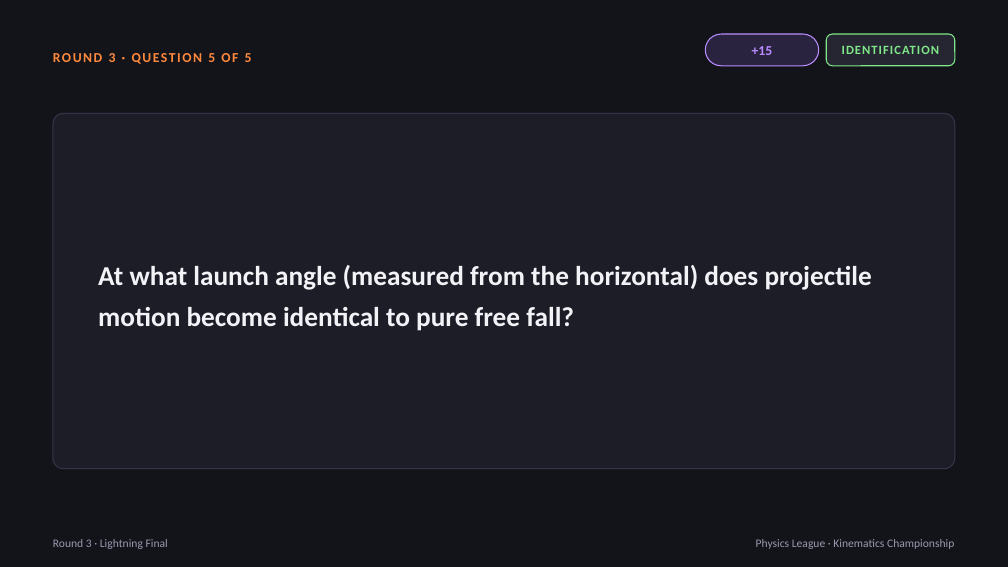
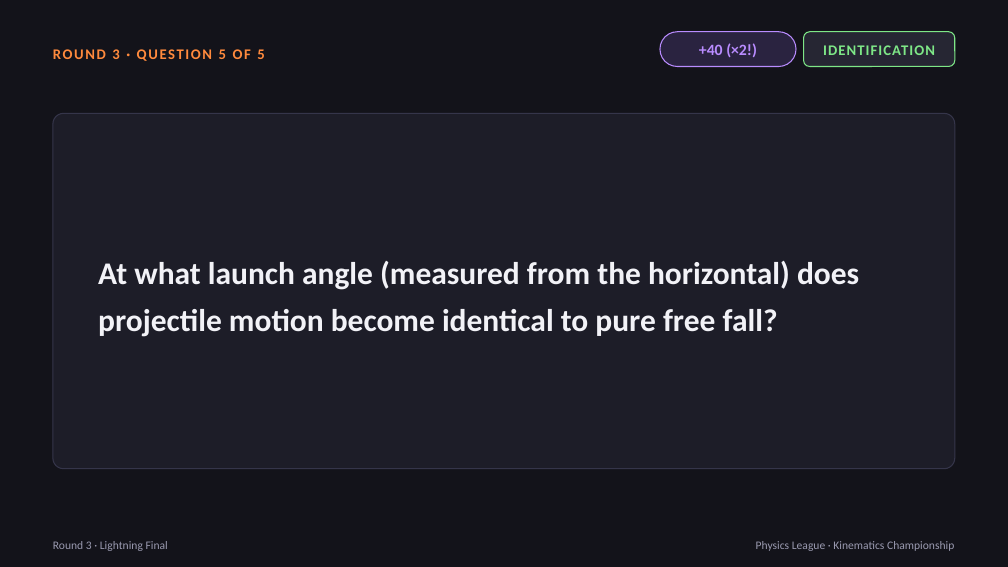
Before and after one commit to lestojas/physics, a slide deck: slide 47 of Physics-League-Kinematics-Championship.pptx (slide 46 before the commit). Drawn at 1008x567 pixels with LibreOffice and Linux fonts; fonts in the diff are those of the drawing. Boxes give left, top, right and bottom in pixels: in the first picture for what was removed or moved away, otherwise in the second. Text is boxed around its words. In the diff, an @@ line names an element or a change of style, - is before the commit and + after.

```diff
--- a/Physics-League-Kinematics-Championship.pptx
+++ b/Physics-League-Kinematics-Championship.pptx
@@ text "ROUND 3 · QUESTION 5 ..." at [112, 49, 264, 59]: size 13 to 14 pt @@
@@ rounded rectangle: place and size @@
-rounded rectangle at [706, 34, 819, 66]
+rounded rectangle at [660, 32, 796, 67]
@@ text at [699, 43, 757, 57]: text changed; size 13 to 15 pt @@
-+15
++40 (×2!)
@@ text "IDENTIFICATION": place and size @@
-text "IDENTIFICATION" at [842, 45, 940, 54]
+text "IDENTIFICATION" at [823, 45, 935, 55]
@@ text "IDENTIFICATION" at [823, 45, 935, 55]: size 12 to 14 pt @@
@@ rounded rectangle: place and size @@
-rounded rectangle at [827, 34, 955, 66]
+rounded rectangle at [804, 32, 955, 67]
@@ rounded rectangle at [804, 32, 955, 67]: proportions changed @@
@@ text "At what launch angle (measured ..." at [98, 261, 859, 337]: size 26 to 30 pt @@
```
Also in this commit, not shown: 44 other slides changed, 5 slides added, 3 slides removed.
